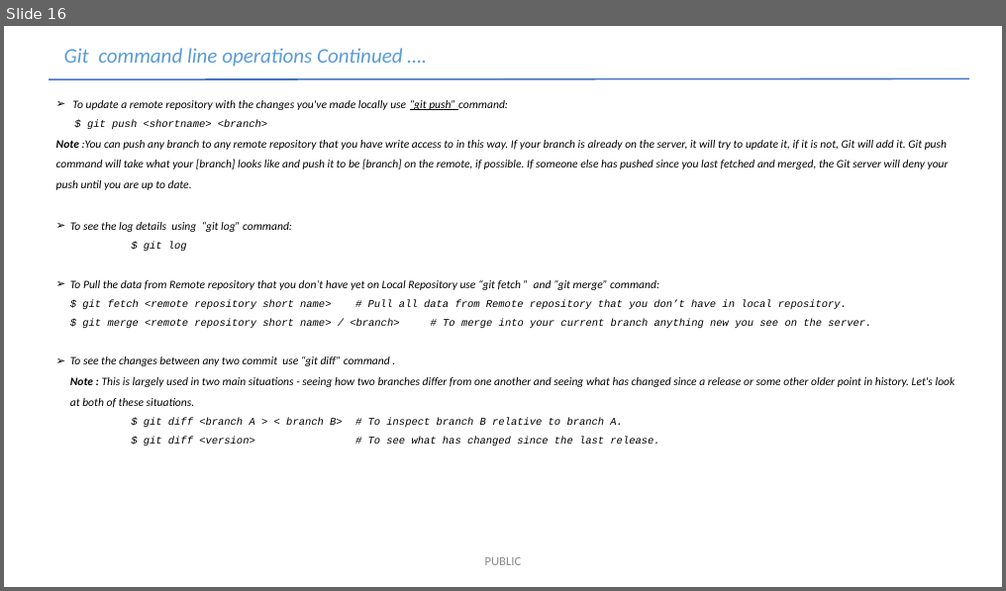
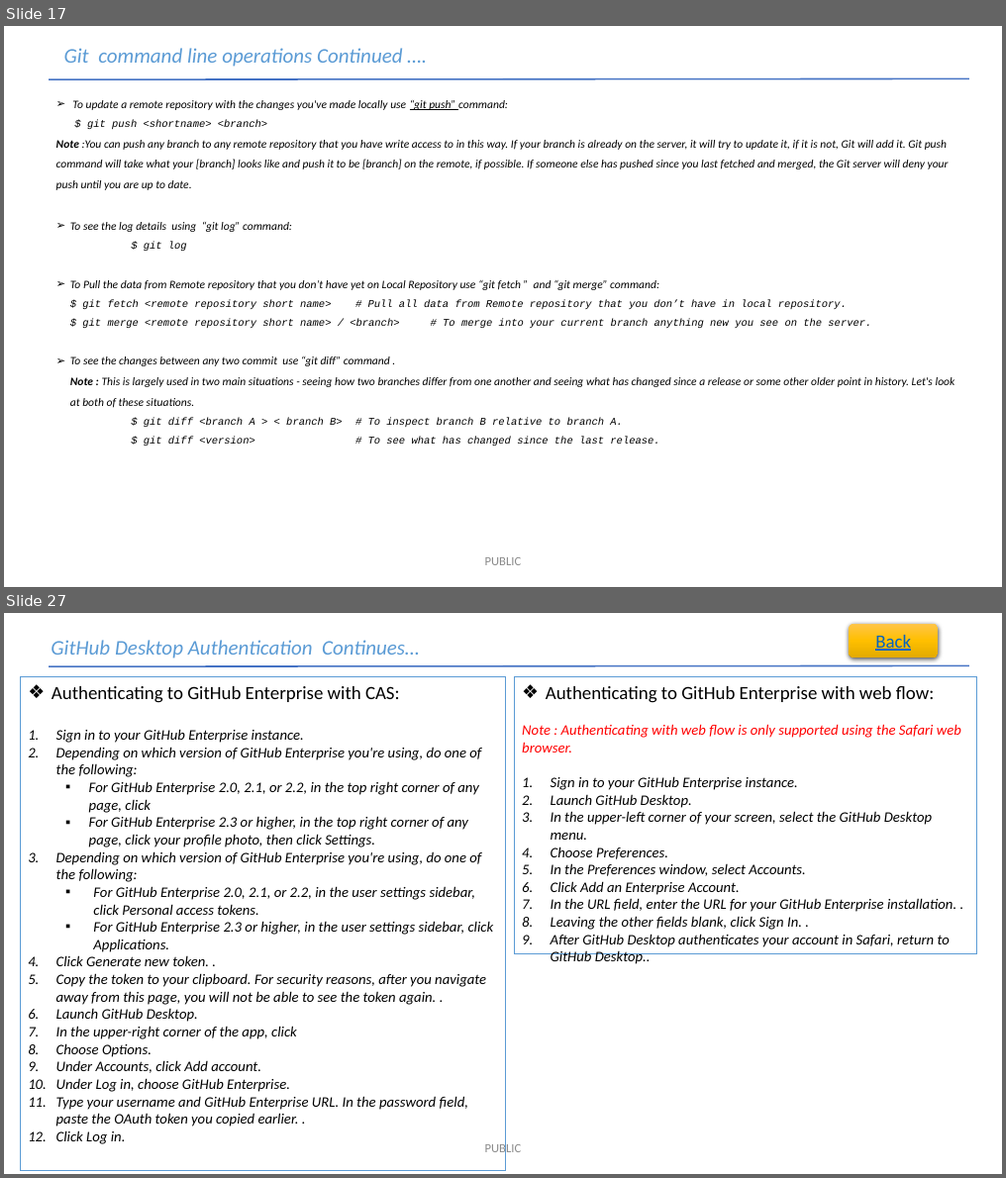
Before and after one commit to rakesh100282/Git-1, a slide deck: Git-V 0.1.pptx. Shown one above the other, each under a label of ours: slide 16 before the commit, slides 17 and 27 after it; the slides between them are not shown. The pictures are 1006x591 and 1006x1178 pixels, drawn with LibreOffice and Linux fonts; fonts in the diff are those of the drawing. Boxes give left, top, right and bottom in pixels: in the first picture for what was removed or moved away, otherwise in the second. Text is boxed around its words. In the diff, an @@ line names an element or a change of style, - is before the commit and + after.

Commit message:
Included Github Desktop slides

```diff
--- a/Git-V 0.1.pptx
+++ b/Git-V 0.1.pptx
@@ slide 27 added at [4, 613, 1002, 1174], background #FFFFFF @@
@@ text added at [51, 640, 419, 659], 20 pt, text #5B9BD5, italic @@
+GitHub Desktop Authentication Continues…
@@ rounded rectangle added at [849, 624, 939, 658], fill gradient #FFC64B to #FFC000 to #E3AB00, 18 pt, text #0563C1, underline @@
+Back
@@ line added from (49, 666) to (969, 666), #4472C4 1.5 pt @@
@@ rectangle added at [21, 677, 506, 1171], outline #5B9BD5 0.75 pt, 14 pt, text #000000, italic @@
+❖ Authenticating to GitHub Enterprise with CAS:
+1. Sign in to your GitHub Enterprise instance.
+2. Depending on which version of GitHub Enterprise you're using, do one of the following:
+  ▪ For GitHub Enterprise 2.0, 2.1, or 2.2, in the top right corner of any page, click
+  ▪ For GitHub Enterprise 2.3 or higher, in the top right corner of any page, click your profile photo, then click Settings.
+3. Depending on which version of GitHub Enterprise you're using, do one of the following:
+  ▪ For GitHub Enterprise 2.0, 2.1, or 2.2, in the user settings sidebar, click Personal access tokens.
+  ▪ For GitHub Enterprise 2.3 or higher, in the user settings sidebar, click Applications.
+4. Click Generate new token. .
+5. Copy the token to your clipboard. For security reasons, after you navigate away from this page, you will not be able to see the token again. .
+6. Launch GitHub Desktop.
+7. In the upper-right corner of the app, click
+8. Choose Options.
+9. Under Accounts, click Add account.
+10. Under Log in, choose GitHub Enterprise.
+11. Type your username and GitHub Enterprise URL. In the password field, paste the OAuth token you copied earlier. .
+12. Click Log in.
@@ rectangle added at [515, 677, 976, 955], outline #5B9BD5 0.75 pt, 14 pt, text #000000, italic @@
+❖ Authenticating to GitHub Enterprise with web flow:
+Note : Authenticating with web flow is only supported using the Safari web browser.
+1. Sign in to your GitHub Enterprise instance.
+2. Launch GitHub Desktop.
+3. In the upper-left corner of your screen, select the GitHub Desktop menu.
+4. Choose Preferences.
+5. In the Preferences window, select Accounts.
+6. Click Add an Enterprise Account.
+7. In the URL field, enter the URL for your GitHub Enterprise installation. .
+8. Leaving the other fields blank, click Sign In. .
+9. After GitHub Desktop authenticates your account in Safari, return to GitHub Desktop..
@@ text added at [485, 1143, 522, 1157], 12 pt, text #8C8C8C @@
+PUBLIC
@@ what was slide 16 is now slide 17 @@
```
Also in this commit, not shown: 8 slides changed, 10 other slides added, 1 slide removed.
